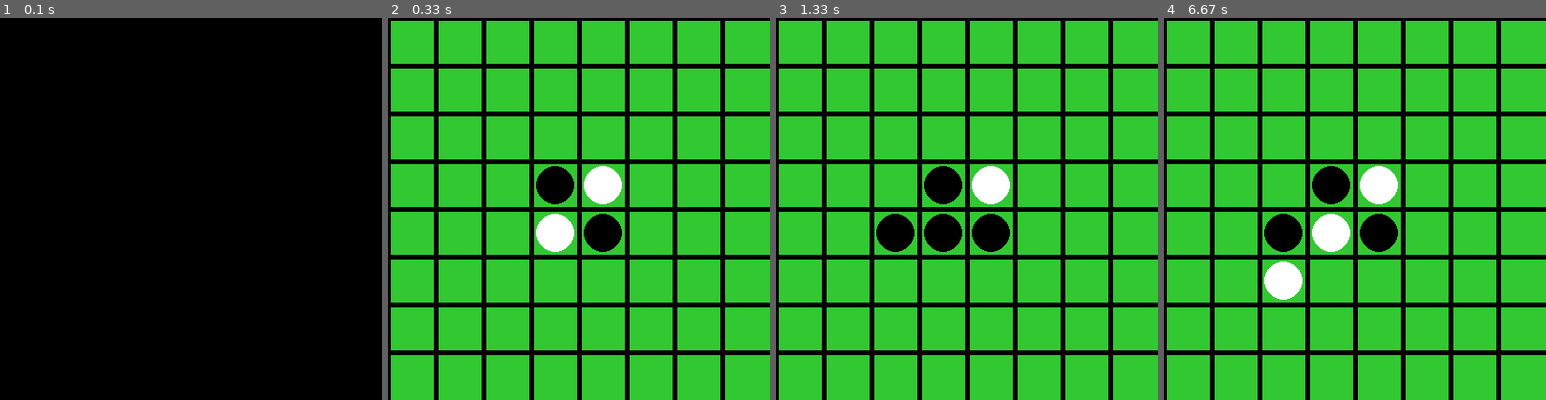
Above: before the commit, frames 1-4 (left to right).
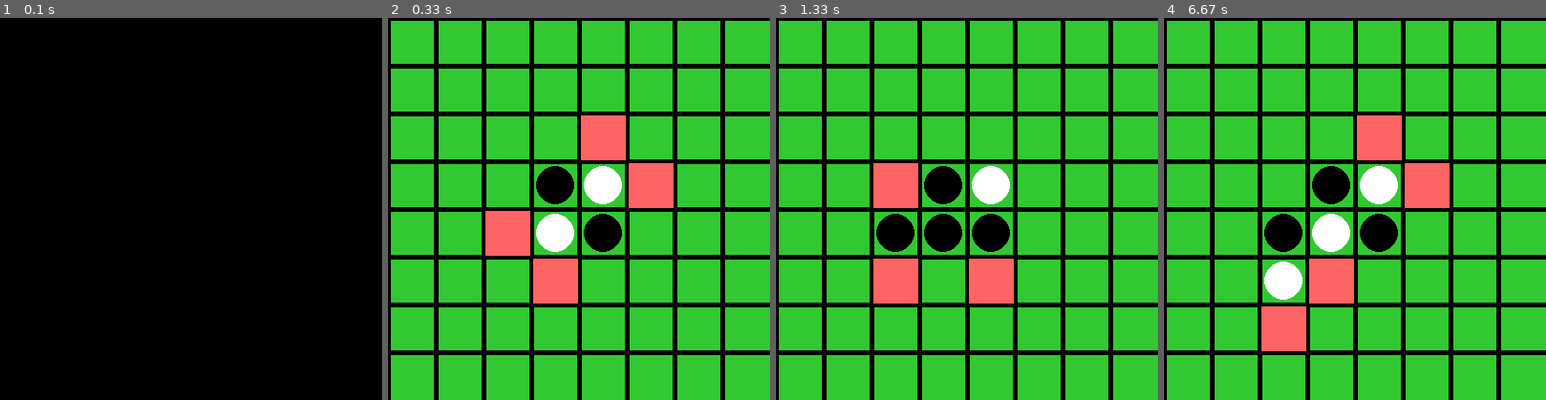
Above: after the commit, the same moments.

Repository: Pikkattyu/Othello
Game: pygame game, started from pygameOsero.py
Two runs of this game, one before a commit and one after it. Both use one fixed random seed, a clock stepped at 60 frames per second and the inputs below.
Inputs (mouse positions are in pixels of both pictures, inside the frame that each line leads up to):
- Up to frame 1 (0.1 s): no input
- Up to frame 2 (0.33 s): no input
- Up to frame 3 (1.33 s): click (875, 212) at 0.97 s
- Up to frame 4 (6.67 s): move the mouse to (1263, 277) at 6.23 s; click (1263, 277) at 6.37 s; move the mouse to (1297, 319) at 6.63 s

Frame 1 is identical in both runs. In frame 2, 5.5% of the frame differs, in the area x 25-75%, y 25-75%; in frame 3, 4.1%; in frame 4, 5.5%.

Commit message:
202309160109

Diff:
--- a/pygameOsero.py
+++ b/pygameOsero.py
@@ -1,5 +1,6 @@
 import pygame
 import sys
+import time
 
 # ゲームボードの初期化
 # 8×8の正方形を作る
@@ -10,6 +11,7 @@
 # 初期配置
 # 白（2）と黒（1）のオセロを置く…何もない（0）
 board[3][3] = board[4][4] = 1
+# board[3][4] = 2
 board[3][4] = board[4][3] = 2
 board[2][4] = 3
 board[4][2] = 3
@@ -27,8 +29,9 @@
 # 色の定義
 BLACK = (0, 0, 0)
 WHITE = (255, 255, 255)
-RED = (150, 50, 50)
+RED = (255, 100, 100)
 GREEN = (50, 200, 50)
+YELLOW = (50, 200, 200)
 # そこを起点に周りをすべて表す 0をx 1をy座標とする。上から時計回り
 LOOKAROUND = [[0, -1], [1, -1], [1, 0],
               [1, 1], [0, 1], [-1, 1], [-1, 0], [-1, -1]]
@@ -37,6 +40,8 @@
 loopCounter = 0
 player_turn = 1
 enemy_turn = 2
+skipFlg = False
+font = pygame.font.Font('D:\お遊び\Othello\Othello\Font/ipaexm.ttf', 15)
 
 # メインループ
 while True:
@@ -54,6 +59,7 @@
             row = y // (height // OthelloBoard)
             # もし、石が置ける場所なら～のif文
             if board[row][col] == 3:
+                skipFlg = True
                 # 石を置く
                 board[row][col] = player_turn
                 # 石をひっくり返す
@@ -88,7 +94,6 @@
                                         LOOKAROUND[point][1] * lc)]
                     except:
                         pass
-                print(board[0][-1])
 
                 # プレイヤーを切り替える
                 player_turn = 3 - player_turn
@@ -111,18 +116,26 @@
                                             lc = 1
                                             while AroundPoint == enemy_turn:
                                                 # ループする数だけ直線方向に進んでいく
+                                                xmove = LOOKAROUND[point][1] * lc
+                                                ymove = LOOKAROUND[point][0] * lc
+                                                if row2 + ymove < 0 or col2 + xmove < 0:
+                                                    break
                                                 AroundPoint = board[row2 + (LOOKAROUND[point][0] * lc)][col2 + (
                                                     LOOKAROUND[point][1] * lc)]
                                                 lc += 1
                                             # 抜け出した箇所に自分の石があればおける
                                             if AroundPoint == player_turn:
                                                 board[row2][col2] = 3
+                                                skipFlg = False
                                         except:
                                             # 端の場合、index outエラーをするため
                                             pass
                                 except:
                                     # 端の場合、index outエラーをするため
                                     pass
+                if skipFlg:
+                    player_turn = 3 - player_turn
+                    enemy_turn = 3 - player_turn
 
     # ゲームボードを描画
     screen.fill(GREEN)
@@ -146,13 +159,28 @@
             elif board[row][col] == 2:
                 pygame.draw.circle(screen, WHITE, (col * cell_size + cell_size //
                                    2, row * cell_size + cell_size // 2), cell_size // 2 - 5)
-            # elif board[row][col] == 3:
-            #    screen.fill(RED,
-            #                (col * cell_size,
-            #                 row * cell_size,
-            #                 col * cell_size + cell_size,
-            #                 row * cell_size + cell_size)
-            #                )
+            elif board[row][col] == 3:
+                screen.fill(RED,
+                            (col * cell_size + 2.5,
+                             row * cell_size + 2.5,
+                             47.5,
+                             47.5)
+                            )
+
+    # 石が置けない場合にスクリーンに文字を出す。
+    if skipFlg:
+        skipFlg = False
+        # 置ける場所がないため、ターンが継続します。
+        # fillはX座標, Y座標, Width, Height
+        screen.fill(RED, (50, 150, 300, 100))
+        # 描画する文字列の設定
+        text = font.render("置ける場所がないため、ターンが継続します。", True, (255, 255, 255))
+        # 文字列の表示位置
+        screen.blit(text, [20, 150])
+        pygame.display.flip()
+        time.sleep(3)
+
+    loopCounter += 1
 
     clock.tick(10)
     pygame.display.flip()
--- a/実装内容.txt
+++ b/実装内容.txt
@@ -1,12 +1,12 @@
 機能
 ■置いた場所によって石がひっくり返る
 ■置ける場所を設定する
-・石を置く場所がない場合はスキップする
+■石を置く場所がない場合はスキップする
 ・ゲーム終了時にリザルトを表示する
 ・１つ戻るようにする
 
 UI
-・置ける場所の色をわかるようにする
+■置ける場所の色をわかるようにする
 ・矢印キーとエンターキーで石を置けるようにする
 ・カーソルを合わせると、置く場所によってどこが取れるのか、何個取れるのかなど初心者向けに作る
 ・石がひっくり返る動作を作る
Not shown, added: Font/ipaexm.ttf
